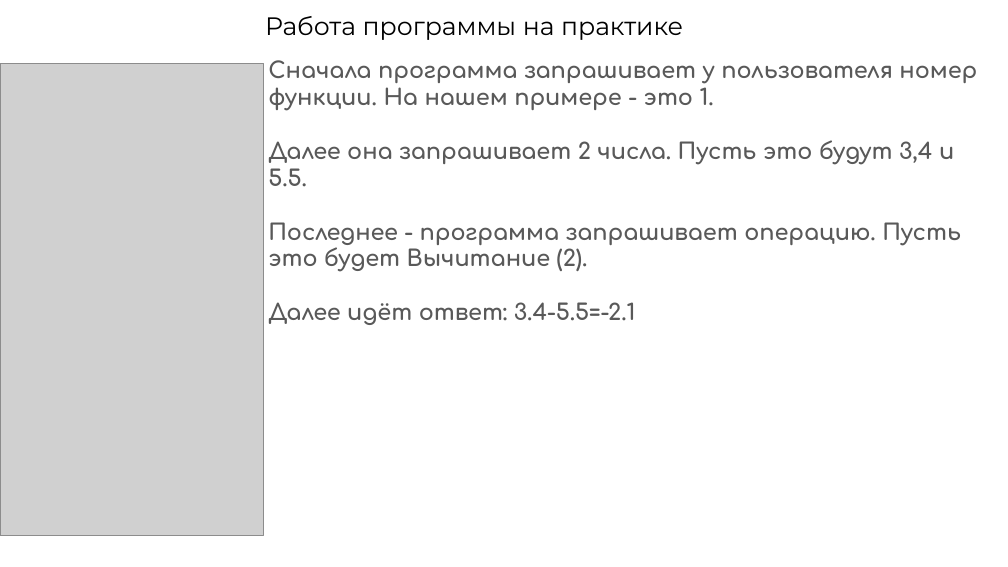
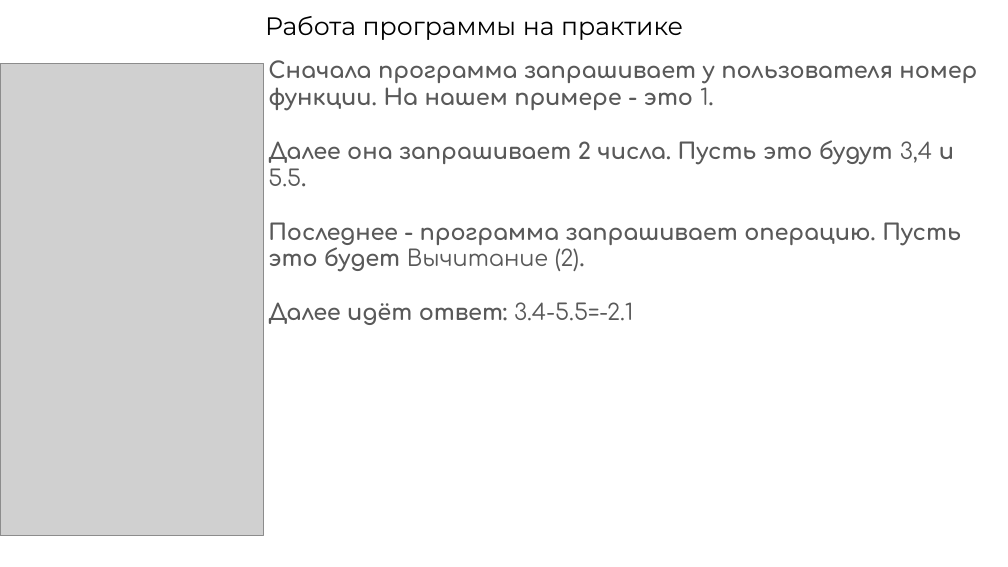
Before and after one commit to SchoolCodeMumladze/Semenenko_Multifunctional_Calculator, a slide deck: slide 6 of Презентация Многофункционального Калькулятора (1).pptx. Drawn at 1008x567 pixels with LibreOffice and Linux fonts; fonts in the diff are those of the drawing; grey boxes stand for pictures; background and template pictures are left out. Boxes give left, top, right and bottom in pixels: in the first picture for what was removed or moved away, otherwise in the second. Text is boxed around its words. In the diff, an @@ line names an element or a change of style, - is before the commit and + after.

```diff
--- a/Презентация Многофункционального Калькулятора (1).pptx
+++ b/Презентация Многофункционального Калькулятора (1).pptx
@@ text "Сначала программа запрашивает у пользователя ..." at box(268, 60, 977, 325): bold off in "1.", "3,4 5.5.", "Вычитание (2).", "3.4-5.5=-2.1" @@
```
Also in this commit, not shown: 3 other slides changed, 1 slide added, 1 slide removed, 1 other file.
